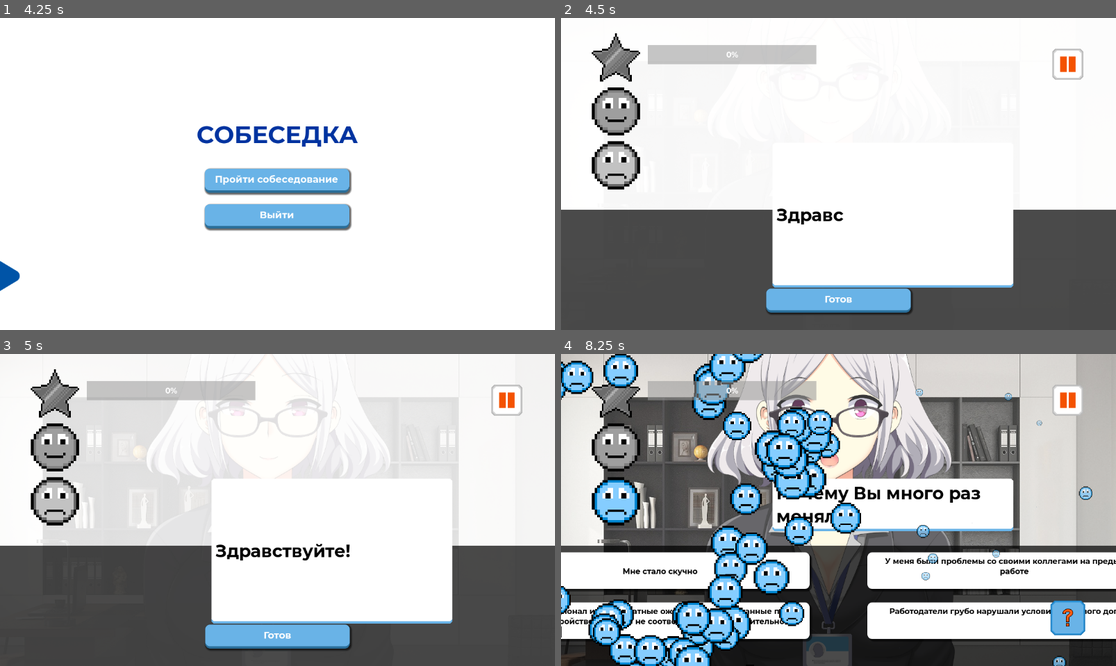
Above: before the commit, frames 1-4 (two rows, left to right).
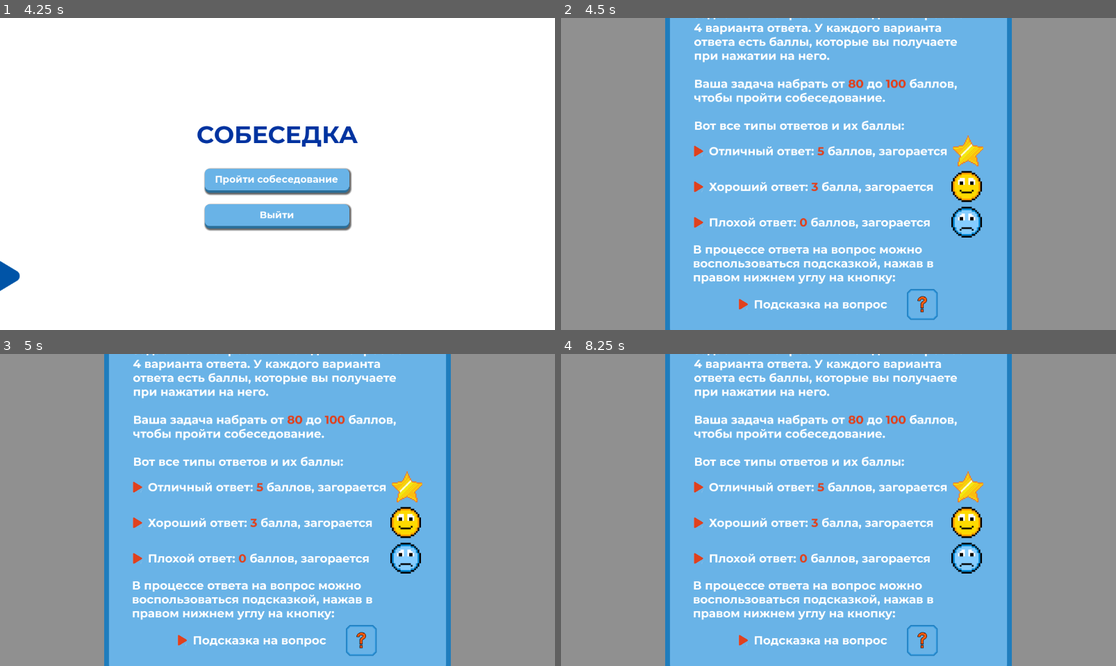
Above: after the commit, the same moments.

Repository: Baral-Chief-of-Compliance/InterviewSimulator
Game: Godot game, scene res://scenes/logo_load.tscn
The game is run twice, just before and just after one commit, with the same random seed, the same clock (stepped at 60 frames per second) and the same inputs.
Inputs (mouse positions are in pixels of both pictures, inside the frame that each line leads up to):
- Up to frame 1 (4.25 s): tap Enter at 2.75 s
- Up to frame 2 (4.5 s): click "Пройти собеседование" at 4.25 s
- Up to frame 3 (5 s): no input
- Up to frame 4 (8.25 s): click (838, 637) at 5 s, where only the run before the commit has a clickable "Готов"; click (660, 569) at 5.75 s, where only the run before the commit has a clickable "[center] Перескажу основные п…"; click (660, 569) at 6.5 s, where only the run before the commit has a clickable "[center] Решил сменить сферу …"; click (1016, 569) at 7.25 s, where only the run before the commit has a clickable "[center] Не смог найти общий …"; click (660, 569) at 8 s, where only the run before the commit has a clickable "[center] Мне стало скучно [/c…"

Frame 1 is identical in both runs. In frame 2, 94% of the frame differs, in the area x 0-100%, y 0-100%; in frame 3, 95%; in frame 4, 97%.

Commit message:
change in before game rules

Diff:
--- a/scenes/answer.gd
+++ b/scenes/answer.gd
@@ -16,6 +16,7 @@
 	$RichTextLabel.text = "[center] %s [/center]" % buttonLabel
 
 func _on_pressed():
+
 	if emotionalColor == Globals.SHOCKED or emotionalColor == Globals.SAD:
 
 		var dialog = get_tree().get_root().get_node("Game/dialog")
@@ -45,3 +46,21 @@
 
 	var dialog = get_tree().get_root().get_node("Game/dialog")
 	dialog._on_button_pressed()
+
+
+func show_color():
+	print(emotionalColor)
+	match emotionalColor:
+		Globals.SHOCKED:
+			$SAD.play("SAD")
+			print("sad")
+		Globals.SAD:
+			$SAD.play("SAD")
+			print("sad")
+		Globals.SMILE:
+			$Smile.play("SMILE")
+			print("smile")
+		Globals.DELIGHTED:
+			$DELIGHTED.play("DELIGHTED")
+			print("DELIGHTED")
+	print("\n\n")
--- a/scenes/answer.tscn
+++ b/scenes/answer.tscn
@@ -42,6 +42,146 @@
 shadow_size = 4
 
 [sub_resource type="StyleBoxEmpty" id="StyleBoxEmpty_afbcd"]
+
+[sub_resource type="Animation" id="Animation_2oj2o"]
+resource_name = "SMILE"
+tracks/0/type = "value"
+tracks/0/imported = false
+tracks/0/enabled = true
+tracks/0/path = NodePath(".:theme_override_styles/normal:bg_color")
+tracks/0/interp = 1
+tracks/0/loop_wrap = true
+tracks/0/keys = {
+"times": PackedFloat32Array(0, 1),
+"transitions": PackedFloat32Array(1, 1),
+"update": 0,
+"values": [Color(1, 1, 1, 1), Color(0, 0.784314, 0.32549, 1)]
+}
+
+[sub_resource type="Animation" id="Animation_qn2fo"]
+length = 0.001
+tracks/0/type = "value"
+tracks/0/imported = false
+tracks/0/enabled = true
+tracks/0/path = NodePath(".:theme_override_styles/normal:bg_color")
+tracks/0/interp = 1
+tracks/0/loop_wrap = true
+tracks/0/keys = {
+"times": PackedFloat32Array(0),
+"transitions": PackedFloat32Array(1),
+"update": 0,
+"values": [Color(1, 1, 1, 1)]
+}
+
+[sub_resource type="Animation" id="Animation_k4chr"]
+resource_name = "DELIGHTED"
+tracks/0/type = "value"
+tracks/0/imported = false
+tracks/0/enabled = true
+tracks/0/path = NodePath(".:theme_override_styles/normal:bg_color")
+tracks/0/interp = 1
+tracks/0/loop_wrap = true
+tracks/0/keys = {
+"times": PackedFloat32Array(0, 1),
+"transitions": PackedFloat32Array(1, 1),
+"update": 0,
+"values": [Color(1, 1, 1, 1), Color(1, 0.921569, 0.231373, 1)]
+}
+
+[sub_resource type="Animation" id="Animation_7ngtw"]
+resource_name = "SAD"
+tracks/0/type = "value"
+tracks/0/imported = false
+tracks/0/enabled = true
+tracks/0/path = NodePath(".:theme_override_styles/normal:bg_color")
+tracks/0/interp = 1
+tracks/0/loop_wrap = true
+tracks/0/keys = {
+"times": PackedFloat32Array(0, 1),
+"transitions": PackedFloat32Array(1, 1),
+"update": 0,
+"values": [Color(1, 1, 1, 1), Color(0.835294, 0, 0, 1)]
+}
+
+[sub_resource type="AnimationLibrary" id="AnimationLibrary_sb7wg"]
+_data = {
+"DELIGHTED": SubResource("Animation_k4chr"),
+"RESET": SubResource("Animation_qn2fo"),
+"SAD": SubResource("Animation_7ngtw"),
+"SMILE": SubResource("Animation_2oj2o")
+}
+
+[sub_resource type="Animation" id="Animation_5r3gj"]
+resource_name = "SMILE"
+tracks/0/type = "value"
+tracks/0/imported = false
+tracks/0/enabled = true
+tracks/0/path = NodePath(".:theme_override_styles/normal:bg_color")
+tracks/0/interp = 1
+tracks/0/loop_wrap = true
+tracks/0/keys = {
+"times": PackedFloat32Array(0, 1),
+"transitions": PackedFloat32Array(1, 1),
+"update": 0,
+"values": [Color(1, 1, 1, 1), Color(0, 0.784314, 0.32549, 1)]
+}
+
+[sub_resource type="Animation" id="Animation_xdrp3"]
+length = 0.001
+tracks/0/type = "value"
+tracks/0/imported = false
+tracks/0/enabled = true
+tracks/0/path = NodePath(".:theme_override_styles/normal:bg_color")
+tracks/0/interp = 1
+tracks/0/loop_wrap = true
+tracks/0/keys = {
+"times": PackedFloat32Array(0),
+"transitions": PackedFloat32Array(1),
+"update": 0,
+"values": [Color(1, 1, 1, 1)]
+}
+
+[sub_resource type="AnimationLibrary" id="AnimationLibrary_m230d"]
+_data = {
+"RESET": SubResource("Animation_xdrp3"),
+"SMILE": SubResource("Animation_5r3gj")
+}
+
+[sub_resource type="Animation" id="Animation_lw30n"]
+resource_name = "DELIGHTED"
+tracks/0/type = "value"
+tracks/0/imported = false
+tracks/0/enabled = true
+tracks/0/path = NodePath(".:theme_override_styles/normal:bg_color")
+tracks/0/interp = 1
+tracks/0/loop_wrap = true
+tracks/0/keys = {
+"times": PackedFloat32Array(0, 1),
+"transitions": PackedFloat32Array(1, 1),
+"update": 0,
+"values": [Color(1, 1, 1, 1), Color(1, 0.921569, 0.231373, 1)]
+}
+
+[sub_resource type="Animation" id="Animation_6itmf"]
+length = 0.001
+tracks/0/type = "value"
+tracks/0/imported = false
+tracks/0/enabled = true
+tracks/0/path = NodePath(".:theme_override_styles/normal:bg_color")
+tracks/0/interp = 1
+tracks/0/loop_wrap = true
+tracks/0/keys = {
+"times": PackedFloat32Array(0),
+"transitions": PackedFloat32Array(1),
+"update": 0,
+"values": [Color(1, 1, 1, 1)]
+}
+
+[sub_resource type="AnimationLibrary" id="AnimationLibrary_kuxpf"]
+_data = {
+"DELIGHTED": SubResource("Animation_lw30n"),
+"RESET": SubResource("Animation_6itmf")
+}
 
 [node name="answer" type="Button"]
 texture_filter = 1
@@ -72,4 +212,19 @@
 bbcode_enabled = true
 scroll_active = false
 
+[node name="SAD" type="AnimationPlayer" parent="."]
+libraries = {
+"": SubResource("AnimationLibrary_sb7wg")
+}
+
+[node name="Smile" type="AnimationPlayer" parent="."]
+libraries = {
+"": SubResource("AnimationLibrary_m230d")
+}
+
+[node name="DELIGHTED" type="AnimationPlayer" parent="."]
+libraries = {
+"": SubResource("AnimationLibrary_kuxpf")
+}
+
 [connection signal="pressed" from="." to="." method="_on_pressed"]
--- a/scenes/dialog.gd
+++ b/scenes/dialog.gd
@@ -618,6 +618,8 @@
 		if current_question["answers"] == []:
 			if current_question_index == 0:
 				$VBoxContainer/Button.text = "Готов"
+			else:
+				$VBoxContainer/Button.text = "Узнать результаты"
 			$VBoxContainer/Button.show()
 		else:
 			$VBoxContainer/Button.hide()
@@ -688,6 +690,14 @@
 		c.queue_free()
 
 
+func show_answers_color():
+	for el in answereRaws:
+		var children = el.get_children()
+		for c in children:
+			if c is Button:
+				c.show_color()
+
+
 func clean_answers():
 	#var children = $VBoxContainer/answeres.get_children()
 	#for c in children:
@@ -700,6 +710,10 @@
 
 
 func _on_button_pressed():
+	#if current_question_index > 0 and current_question_index < (len(dialog) - 1):
+	#	show_answers_color()
+
+	#if current_question_index == 0:
 	clean_question()
 	clean_answers()
 	chek_button_hint()
@@ -709,6 +723,7 @@
 	await show_answers()
 
 
+
 func _on_texture_button_pressed():
 	var GamePause = get_tree().get_root().get_node("Game/GamePause")
 	GamePause.show()
--- a/scenes/finalHints.tscn
+++ b/scenes/finalHints.tscn
@@ -265,7 +265,7 @@
 theme_override_constants/margin_bottom = 4
 
 [node name="fifth" type="RichTextLabel" parent="VBoxContainer"]
-custom_minimum_size = Vector2(750, 100)
+custom_minimum_size = Vector2(750, 124)
 layout_mode = 2
 theme_override_colors/default_color = Color(0, 0.2, 0.627451, 1)
 theme_override_fonts/normal_font = ExtResource("1_xmwh7")
--- a/scenes/game.tscn
+++ b/scenes/game.tscn
@@ -11,6 +11,7 @@
 [ext_resource type="PackedScene" uid="uid://ta72r6k4eky2" path="res://scenes/dialog.tscn" id="8_iabpq"]
 [ext_resource type="PackedScene" uid="uid://dhhehhu2lhap7" path="res://scenes/score_bar.tscn" id="10_j04os"]
 [ext_resource type="PackedScene" uid="uid://dbey54dwl1ptv" path="res://scenes/game_pause.tscn" id="11_xmyny"]
+[ext_resource type="PackedScene" uid="uid://crv5qwr6fkg5h" path="res://scenes/start_hint_for_game.tscn" id="12_ahadn"]
 
 [sub_resource type="Animation" id="Animation_m8kgp"]
 length = 0.001
@@ -175,5 +176,8 @@
 one_shot = true
 autostart = true
 
+[node name="StartHintForGame" parent="." instance=ExtResource("12_ahadn")]
+visible = false
+
 [connection signal="timeout" from="EndGame" to="." method="_on_end_game_timeout"]
 [connection signal="timeout" from="TimerForReaction" to="GameManager" method="_on_timer_for_reaction_timeout"]
--- a/scenes/game_menu.gd
+++ b/scenes/game_menu.gd
@@ -17,4 +17,4 @@
 
 
 func _on_play_pressed():
-	get_tree().change_scene_to_file("res://scenes/game.tscn")
+	get_tree().change_scene_to_file("res://scenes/hints_before_game.tscn")
--- a/scenes/game_pause.gd
+++ b/scenes/game_pause.gd
@@ -1,5 +1,7 @@
 extends CanvasLayer
 
+
+@onready var HintForGame = preload("res://scenes/start_hint_for_game.tscn")
 
 # Called when the node enters the scene tree for the first time.
 func _ready():
@@ -22,3 +24,9 @@
 #func _input(event):
 #	if event.is_action_pressed("menu"):
 #		show()
+
+
+func _on_hints_for_game_pressed():
+	var HintForGame_instantiate = HintForGame.instantiate()
+	var Game = get_tree().get_root().get_node("Game")
+	Game.add_child(HintForGame_instantiate)
--- a/scenes/game_pause.tscn
+++ b/scenes/game_pause.tscn
@@ -46,6 +46,19 @@
 theme_override_constants/margin_top = 8
 theme_override_constants/margin_bottom = 8
 
+[node name="HintsForGame" type="Button" parent="MarginContainer/VBoxContainer"]
+custom_minimum_size = Vector2(300, 50)
+layout_mode = 2
+theme_override_colors/font_color = Color(1, 1, 1, 1)
+theme_override_fonts/font = ExtResource("3_e140o")
+theme_override_font_sizes/font_size = 20
+text = "Правила игры"
+
+[node name="MarginContainer2" type="MarginContainer" parent="MarginContainer/VBoxContainer"]
+layout_mode = 2
+theme_override_constants/margin_top = 8
+theme_override_constants/margin_bottom = 8
+
 [node name="Menu" type="Button" parent="MarginContainer/VBoxContainer"]
 custom_minimum_size = Vector2(300, 50)
 layout_mode = 2
@@ -55,4 +68,5 @@
 text = "Выйти в меню"
 
 [connection signal="pressed" from="MarginContainer/VBoxContainer/Continue" to="." method="_on_continue_pressed"]
+[connection signal="pressed" from="MarginContainer/VBoxContainer/HintsForGame" to="." method="_on_hints_for_game_pressed"]
 [connection signal="pressed" from="MarginContainer/VBoxContainer/Menu" to="." method="_on_menu_pressed"]
--- /dev/null
+++ b/scenes/hints_before_game.gd
@@ -0,0 +1,5 @@
+extends CanvasLayer
+
+
+func _on_button_pressed():
+	get_tree().change_scene_to_file("res://scenes/game.tscn")
--- /dev/null
+++ b/scenes/hints_before_game.tscn
@@ -0,0 +1,60 @@
+[gd_scene load_steps=5 format=3 uid="uid://e8y6tcgrlwlj"]
+
+[ext_resource type="Texture2D" uid="uid://bmncx3jps0ba8" path="res://sprites/hint/hintForGame/NewHintAboutGame.png" id="1_io65g"]
+[ext_resource type="Script" path="res://scenes/hints_before_game.gd" id="1_m80g2"]
+[ext_resource type="Theme" uid="uid://emwqfcq2voo7" path="res://scenes/game_menu.tres" id="2_2b7fs"]
+[ext_resource type="FontFile" uid="uid://but58youek45h" path="res://fonts/Montserrat-Bold.ttf" id="3_wqj0k"]
+
+[node name="HintsBeforeGame" type="CanvasLayer"]
+script = ExtResource("1_m80g2")
+
+[node name="ColorRect" type="ColorRect" parent="."]
+anchors_preset = 15
+anchor_right = 1.0
+anchor_bottom = 1.0
+grow_horizontal = 2
+grow_vertical = 2
+
+[node name="ColorRect2" type="ColorRect" parent="."]
+anchors_preset = 15
+anchor_right = 1.0
+anchor_bottom = 1.0
+grow_horizontal = 2
+grow_vertical = 2
+color = Color(0, 0, 0, 0.435294)
+
+[node name="VBoxContainer" type="VBoxContainer" parent="."]
+anchors_preset = 8
+anchor_left = 0.5
+anchor_top = 0.5
+anchor_right = 0.5
+anchor_bottom = 0.5
+offset_left = -20.0
+offset_top = -20.0
+offset_right = 20.0
+offset_bottom = 20.0
+grow_horizontal = 2
+grow_vertical = 2
+
+[node name="TextureRect" type="TextureRect" parent="VBoxContainer"]
+layout_mode = 2
+texture = ExtResource("1_io65g")
+
+[node name="MarginContainer" type="MarginContainer" parent="VBoxContainer"]
+layout_mode = 2
+theme_override_constants/margin_top = 8
+theme_override_constants/margin_bottom = 8
+
+[node name="Button" type="Button" parent="VBoxContainer"]
+custom_minimum_size = Vector2(300, 50)
+layout_direction = 1
+layout_mode = 2
+size_flags_horizontal = 4
+size_flags_vertical = 4
+theme = ExtResource("2_2b7fs")
+theme_override_colors/font_color = Color(1, 1, 1, 1)
+theme_override_fonts/font = ExtResource("3_wqj0k")
+theme_override_font_sizes/font_size = 20
+text = "Все понятно"
+
+[connection signal="pressed" from="VBoxContainer/Button" to="." method="_on_button_pressed"]
--- /dev/null
+++ b/scenes/start_hint_for_game.gd
@@ -0,0 +1,5 @@
+extends CanvasLayer
+
+
+func _on_button_pressed():
+	queue_free()
--- /dev/null
+++ b/scenes/start_hint_for_game.tscn
@@ -0,0 +1,52 @@
+[gd_scene load_steps=5 format=3 uid="uid://crv5qwr6fkg5h"]
+
+[ext_resource type="Script" path="res://scenes/start_hint_for_game.gd" id="1_3flcu"]
+[ext_resource type="Theme" uid="uid://emwqfcq2voo7" path="res://scenes/game_menu.tres" id="2_3e8ch"]
+[ext_resource type="Texture2D" uid="uid://bmncx3jps0ba8" path="res://sprites/hint/hintForGame/NewHintAboutGame.png" id="2_b61wj"]
+[ext_resource type="FontFile" uid="uid://but58youek45h" path="res://fonts/Montserrat-Bold.ttf" id="3_8xtix"]
+
+[node name="StartHintForGame" type="CanvasLayer"]
+script = ExtResource("1_3flcu")
+
+[node name="ColorRect" type="ColorRect" parent="."]
+anchors_preset = 15
+anchor_right = 1.0
+anchor_bottom = 1.0
+grow_horizontal = 2
+grow_vertical = 2
+color = Color(0, 0, 0, 0.435294)
+
+[node name="VBoxContainer" type="VBoxContainer" parent="."]
+anchors_preset = 8
+anchor_left = 0.5
+anchor_top = 0.5
+anchor_right = 0.5
+anchor_bottom = 0.5
+offset_left = -20.0
+offset_top = -20.0
+offset_right = 20.0
+offset_bottom = 20.0
+grow_horizontal = 2
+grow_vertical = 2
+
+[node name="TextureRect" type="TextureRect" parent="VBoxContainer"]
+layout_mode = 2
+texture = ExtResource("2_b61wj")
+
+[node name="MarginContainer" type="MarginContainer" parent="VBoxContainer"]
+layout_mode = 2
+theme_override_constants/margin_top = 8
+theme_override_constants/margin_bottom = 8
+
+[node name="Button" type="Button" parent="VBoxContainer"]
+custom_minimum_size = Vector2(300, 50)
+layout_mode = 2
+size_flags_horizontal = 4
+size_flags_vertical = 4
+theme = ExtResource("2_3e8ch")
+theme_override_colors/font_color = Color(1, 1, 1, 1)
+theme_override_fonts/font = ExtResource("3_8xtix")
+theme_override_font_sizes/font_size = 20
+text = "Все понятно"
+
+[connection signal="pressed" from="VBoxContainer/Button" to="." method="_on_button_pressed"]
Not shown: 1 places in scenes/answer.tscn that only renumber resources
Not shown: 1 places in scenes/game.tscn that only renumber resources
Binary file added: sprites/hint/hintForGame/HintAboutGame.png
Not shown, added: sprites/hint/hintForGame/HintAboutGame.png.import
Binary file added: sprites/hint/hintForGame/NewHintAboutGame.png
Not shown, added: sprites/hint/hintForGame/NewHintAboutGame.png.import
